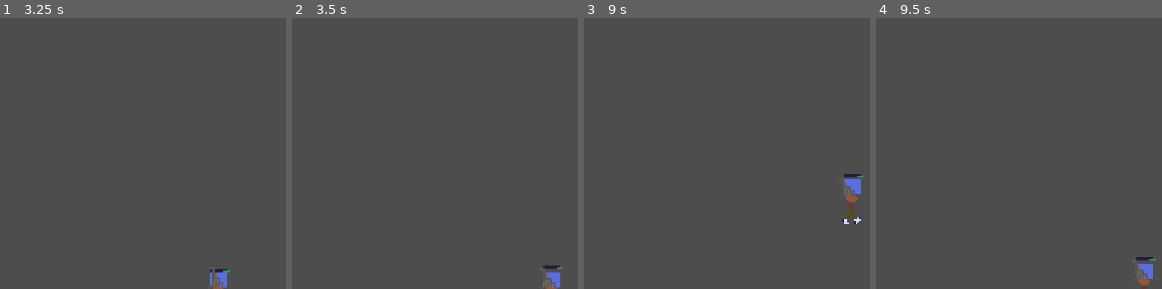
Above: before the commit, frames 1-4 (left to right).
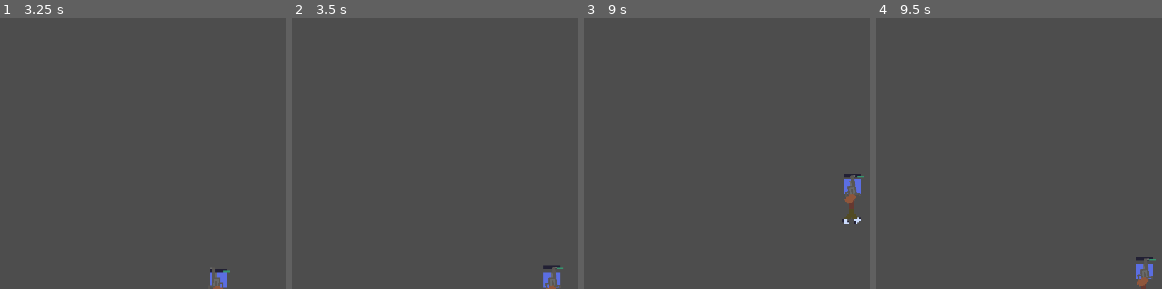
Above: after the commit, the same moments.

Repository: burtonwilliamt/straight-shooter
Game: Godot game, scene res://multiplayer_test.tscn
The game is run twice, just before and just after one commit, with the same random seed, the same clock (stepped at 60 frames per second) and the same inputs.
Inputs (mouse positions are in pixels of both pictures, inside the frame that each line leads up to):
- Up to frame 1 (3.25 s): tap Enter at 0.5 s; move the mouse to (outside the picture) at 0.52 s; hold D (move_right) 0.53-1.25 s; hold Right mouse button (aim) 0.53-1.25 s; click "Host" at 1.25 s; tap Space at 2 s; move the mouse to (outside the picture) at 2.02 s; hold S (move_down) 2.03-2.78 s; click (outside the picture) at 2.1 s; move the mouse to (outside the picture) at 2.77 s; hold D (move_right) from 2.78 s (still down); hold Right mouse button (aim) from 2.78 s (still down)
- Up to frame 2 (3.5 s): keep holding D (move_right); keep holding Right mouse button (aim)
- Up to frame 3 (9 s): move the mouse to (686, 153) at 3.52 s; release D (move_right) at 3.53 s; release Right mouse button (aim) at 3.53 s; hold W (move_up) 3.53-4.28 s; click (686, 153) at 3.6 s; move the mouse to (outside the picture) at 4.27 s; hold Right mouse button (aim) 4.28-5.03 s; hold A (move_left) 4.28-5.78 s; move the mouse to (outside the picture) at 5.02 s; click (outside the picture) at 5.1 s; move the mouse to (767, 64) at 5.77 s; hold S (move_down) 5.78-6.53 s; hold Right mouse button (aim) 5.78-6.53 s; move the mouse to (outside the picture) at 6.52 s; hold D (move_right) 6.53-7.28 s; click (outside the picture) at 6.6 s; move the mouse to (outside the picture) at 7.27 s; hold W (move_up) 7.28-8.03 s; hold Right mouse button (aim) 7.28-8.03 s; move the mouse to (outside the picture) at 8.02 s; hold D (move_right) 8.03-8.78 s; click (outside the picture) at 8.1 s; move the mouse to (outside the picture) at 8.77 s; hold S (move_down) from 8.78 s (still down); hold Right mouse button (aim) from 8.78 s (still down)
- Up to frame 4 (9.5 s): keep holding S (move_down); keep holding Right mouse button (aim)

Frame 1 is identical in both runs. In frame 2, 0.2% of the frame differs, in the area x 86-94%, y 91-100%; in frame 3, 0.2%; in frame 4, 0.2%, in the area x 89-97%, y 88-100%.
Error before the commit: Invalid assignment of property or key 'flip_v' with value of type 'bool' on a base object of type 'Node2D'. (res://player.gd:50)

Commit message:
Fix gun flipping

Diff:
--- a/bullet.tscn
+++ b/bullet.tscn
@@ -1,12 +1,13 @@
 [gd_scene load_steps=4 format=3 uid="uid://ca3e2jyh2tmyh"]
 
-[ext_resource type="Script" path="res://bullet.gd" id="1_0yvwj"]
+[ext_resource type="Script" uid="uid://bh0p80nwgix5t" path="res://bullet.gd" id="1_0yvwj"]
 [ext_resource type="Texture2D" uid="uid://b1cfkbyl0q7tc" path="res://assets/bullet.png" id="1_qdyye"]
 
 [sub_resource type="RectangleShape2D" id="RectangleShape2D_dbrkr"]
 size = Vector2(3, 2)
 
 [node name="Bullet" type="Area2D"]
+scale = Vector2(4, 4)
 script = ExtResource("1_0yvwj")
 
 [node name="Sprite2D" type="Sprite2D" parent="."]
--- a/player.gd
+++ b/player.gd
@@ -47,9 +47,9 @@
 	var mouse_pos = get_viewport().get_mouse_position()
 	$GunRotation.look_at(mouse_pos)
 	if mouse_pos.x > $GunRotation.global_position.x:
-		$GunRotation.flip_v = false
+		$GunRotation/Gun.flip_v = false
 	else:
-		$GunRotation.flip_v = true
+		$GunRotation/Gun.flip_v = true
 
 	if Input.is_action_just_pressed("shoot"):
 		$GunRotation/AudioStreamPlayer2D.play()
